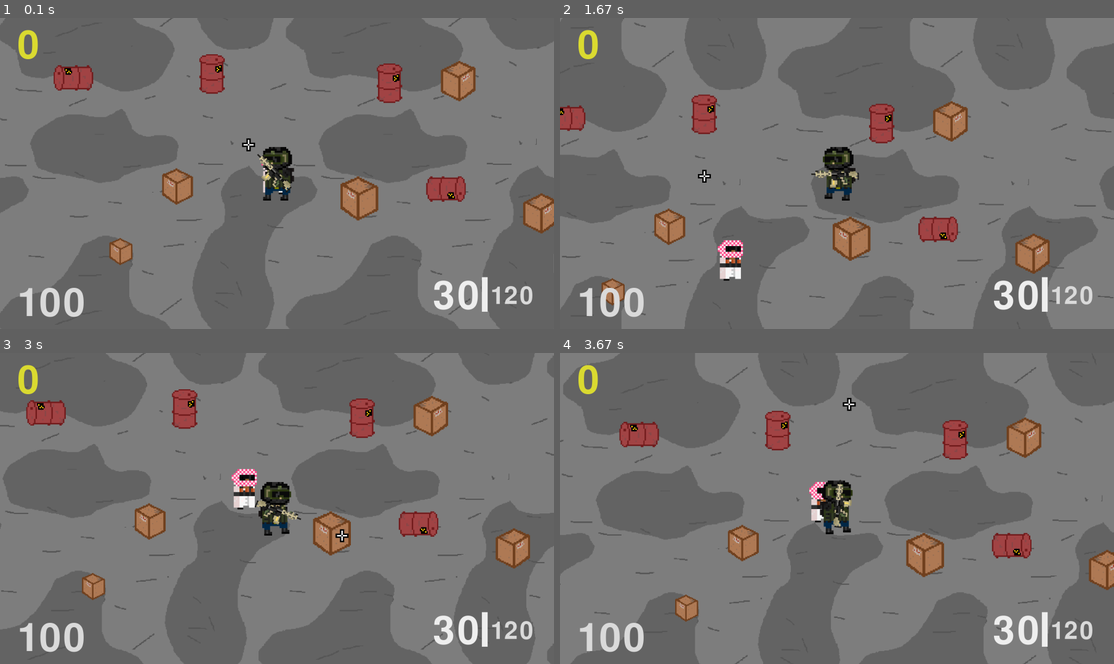
Above: before the commit, frames 1-4 (two rows, left to right).
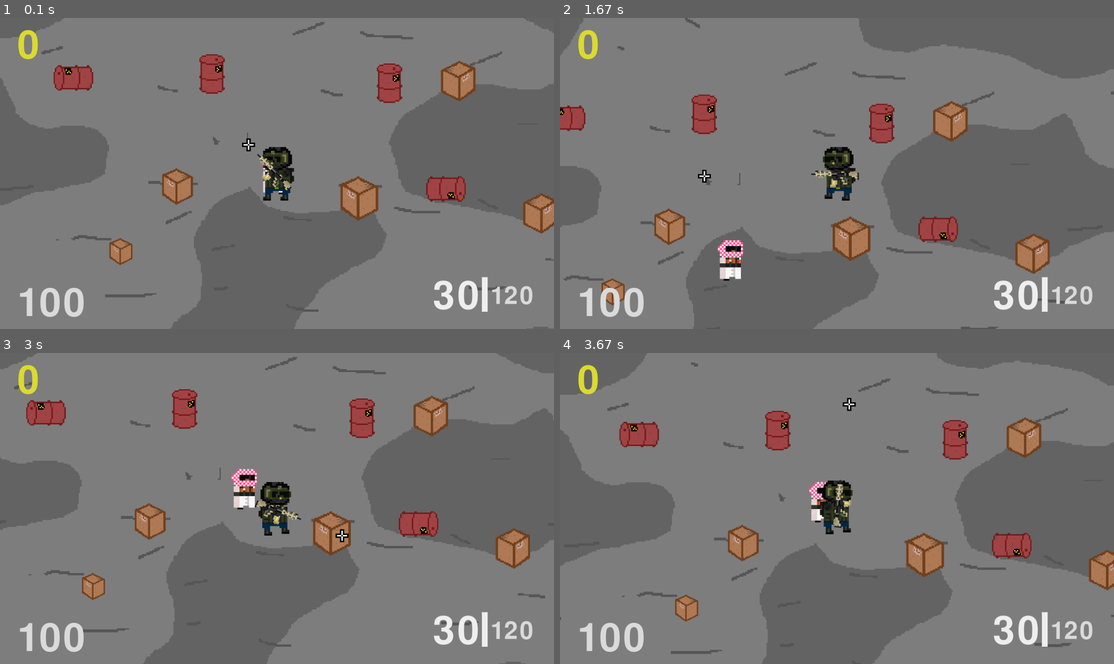
Above: after the commit, the same moments.

Repository: Vex1cK/PyGame
Game: pygame game, started from main.py
The game is run twice, just before and just after one commit, with the same random seed, the same clock (stepped at 60 frames per second) and the same inputs.
Inputs (mouse positions are in pixels of both pictures, inside the frame that each line leads up to):
- Up to frame 1 (0.1 s): no input
- Up to frame 2 (1.67 s): hold D 0.33-0.8 s; move the mouse to (814, 189) at 0.37 s; hold W 0.83-1.3 s; move the mouse to (1014, 164) at 0.87 s; hold D from 1.33 s (still down); move the mouse to (704, 176) at 1.37 s
- Up to frame 3 (3 s): release D at 1.8 s; hold A 1.83-2.37 s; move the mouse to (105, 461) at 1.87 s; hold S 2.4-2.87 s; move the mouse to (360, 399) at 2.43 s; hold A from 2.9 s (still down); move the mouse to (343, 536) at 2.93 s
- Up to frame 4 (3.67 s): release A at 3.37 s; hold W from 3.4 s (still down); move the mouse to (848, 402) at 3.43 s

The runs differ from the first frame. In frame 1, 44% of the frame differs, in the area x 0-100%, y 0-100%; in frame 2, 42%; in frame 3, 44%; in frame 4, 43%.

Commit message:
звуки2

Diff:
--- a/main.py
+++ b/main.py
@@ -9,6 +9,22 @@
 pygame.mouse.set_visible(False)
 size = width, height = 1920, 1080  # касаемо экрана
 screen = pygame.display.set_mode(size)
+
+moving = False
+
+pygame.mixer.music.load('C:\\Users\\Test\\PycharmProjects\\PyGame\\sounds\\BG.mp3')
+pygame.mixer.music.set_volume(1.5)
+pygame.mixer.music.play()
+
+m4_shot = pygame.mixer.Sound('C:\\Users\\Test\\PycharmProjects\\PyGame\\sounds\\AK.mp3')
+m4_shot.set_volume(1.5)
+walking = pygame.mixer.Sound('C:\\Users\\Test\\PycharmProjects\\PyGame\\sounds\\running.mp3')
+walking.set_volume(1.5)
+blowing = pygame.mixer.Sound('C:\\Users\\Test\\PycharmProjects\\PyGame\\sounds\\boom.mp3')
+blowing.set_volume(1.5)
+
+
+
 
 emenies = pygame.sprite.Group()  # создание групп спрайтов
 walls = pygame.sprite.Group()
@@ -227,13 +243,16 @@
 
 class P_Bullet(pygame.sprite.Sprite):  # класс пули
     image = load_image('bullet.png')
-    kd = 7
+    kd = 8
     kdNow = 0
     kdLive = 90
 
     def __init__(self, pos):
+        if P_Bullet.kdNow == 8:
+            m4_shot.stop()
         if P_Bullet.kdNow >= P_Bullet.kd:
             super().__init__(player_bullets)
+            m4_shot.play()
             self.image = P_Bullet.image
             self.rect = self.image.get_rect()
             self.rect.center = player.rect.center
@@ -291,7 +310,7 @@
 
 
 class Flor(pygame.sprite.Sprite):
-    image = pygame.transform.scale(load_image("flor.png"), (1000, 1000))
+    image = pygame.transform.scale(load_image("flor.png"), (2000, 2000))
 
     def __init__(self, x, y):
         super().__init__(flors)
@@ -304,7 +323,7 @@
     def __init__(self):
         for i in range(11):
             for j in range(11):
-                viewBoard[i][j] = Flor((j - 5) * 1000, (i - 5) * 1000)
+                viewBoard[i][j] = Flor((j - 5) * 2000, (i - 5) * 2000)
 
         self.playerNowX, self.playerNowY = 5, 5
         self.playerOldX, self.playerOldY = 5, 5
@@ -314,8 +333,8 @@
         for i in range(len(viewBoard)):
             for j in range(len(viewBoard[i])):
                 fl = viewBoard[i][j]
-                if fl.rect.x < player.rect.centerx < fl.rect.x + 1000 and \
-                        fl.rect.y < player.rect.centery < fl.rect.y + 1000:
+                if fl.rect.x < player.rect.centerx < fl.rect.x + 2000 and \
+                        fl.rect.y < player.rect.centery < fl.rect.y + 2000:
                     self.playerOldX, self.playerOldY = self.playerNowX, self.playerNowY
                     self.playerNowX, self.playerNowY = j, i
                     r = False
@@ -331,22 +350,22 @@
             if move[0] == 1:
                 for i in range(len(viewBoard)):
                     viewBoard[i] = viewBoard[i][1:] + [viewBoard[i][0]]
-                    viewBoard[i][-1].rect.x = viewBoard[i][-2].rect.x + 1000
+                    viewBoard[i][-1].rect.x = viewBoard[i][-2].rect.x + 2000
                     self.playerNowX += 1
             elif move[0] == -1:
                 for i in range(len(viewBoard)):
                     viewBoard[i] = [viewBoard[i][-1]] + viewBoard[i][:-1]
-                    viewBoard[i][0].rect.x = viewBoard[i][1].rect.x - 1000
+                    viewBoard[i][0].rect.x = viewBoard[i][1].rect.x - 2000
                     self.playerNowX -= 1
             if move[1] == 1:
                 viewBoard[:] = viewBoard[1:] + [viewBoard[0]]
                 for fl in viewBoard[-1]:
-                    fl.rect.y = viewBoard[-2][1].rect.y + 1000
+                    fl.rect.y = viewBoard[-2][1].rect.y + 2000
                 self.playerNowY += 1
             elif move[1] == -1:
                 viewBoard[:] = [viewBoard[-1]] + viewBoard[:-1]
                 for fl in viewBoard[0]:
-                    fl.rect.y = viewBoard[1][1].rect.y - 1000
+                    fl.rect.y = viewBoard[1][1].rect.y - 2000
                 self.playerNowY -= 1
 
 
@@ -426,6 +445,8 @@
 
     def update(self):
         global movesCoords, movesCoordsSlow, haveBarrelMoveMessage, barrelMoveMessage
+        if self.timer == 49:
+            blowing.play()
         if self.hp <= 0:
             if self.haveMoved:
                 self.haveMoved = False
@@ -784,6 +805,9 @@
         chunks[i][j] = Chunk([j - 1, i - 1], j - 1, i - 1)
 
 while True:
+    if not(any((moving_up, moving_down, moving_left, moving_right))):
+        moving = False
+        walking.stop()
     for event in pygame.event.get():
         if event.type == pygame.QUIT:
             terminate()
@@ -791,12 +815,24 @@
         if event.type == pygame.KEYDOWN:
             if event.key == pygame.K_w:
                 moving_up = True
+                if moving is False:
+                    walking.play()
+                moving = True
             if event.key == pygame.K_s:
                 moving_down = True
+                if moving is False:
+                    walking.play()
+                moving = True
             if event.key == pygame.K_a:
                 moving_left = True
+                if moving is False:
+                    walking.play()
+                moving = True
             if event.key == pygame.K_d:
                 moving_right = True
+                if moving is False:
+                    walking.play()
+                moving = True
             if event.key == pygame.K_f:
                 moving_barrel = True
             if event.key == pygame.K_ESCAPE:
